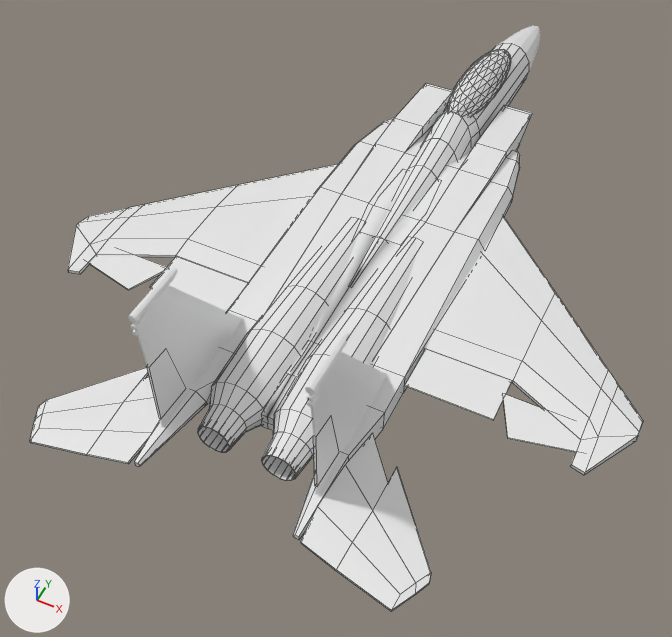
The FBX model res/fbx/f15.fbx as it was, and as the next commit left it.
Both versions are drawn from a camera (50 mm lens) standing at (5.93, -13.49, 14.8) and looking at (-0.46, -0.71, -1.17). The lights are fixed; the arrows at lower left show +X, +Y and +Z. The older version comes first. Mesh edges are drawn as thin lines on the coarser meshes. Where no turn or scale is listed for an object, it has been applied to the vertices.

Names of what the first picture shows: 'Airbrake', 'Canopy', 'Cockpit', 'Engines', 'Fuselage', 'LeftAileron', 'LeftElevator', 'RightAileron', 'RightElevator', 'RightFlap', 'Rudders', 'UpperFuselage', 'Wings' and 4 more.
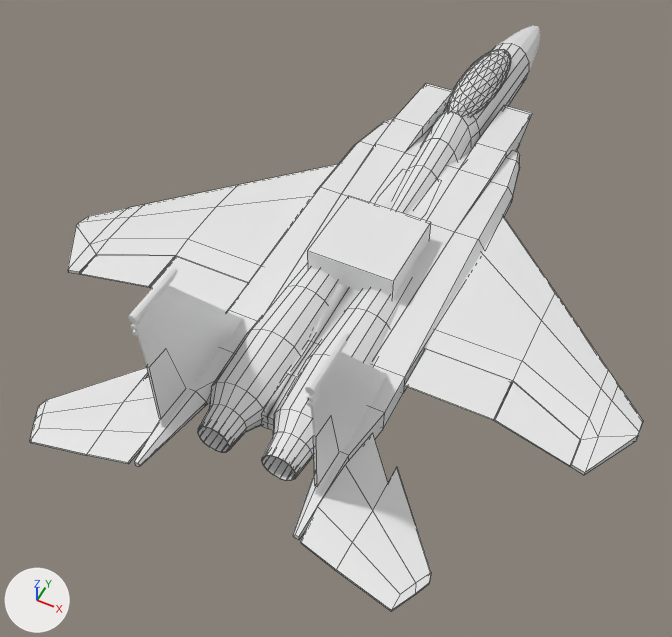
Diff of the bpy script that builds the scene:
```diff
--- a/res/fbx/f15.fbx.py
+++ b/res/fbx/f15.fbx.py
@@ mat_material @@
+mat_material = principled_material('Material')
+mat_material.base_color = (0.8, 0.8, 0.8)  # white #e7e7e7
@@ me_cube @@
+me_cube.from_pydata(...)  # a box spanning x -1.0..1.0, y -1.0..1.0, z -1.0..1.0
+me_cube.materials.append(mat_material)  # white #e7e7e7
@@ ob_leftaileron @@
 ob_leftaileron.location = (-4.77, -2.1, 0.16)
-ob_leftaileron.rotation_euler = (1.571, 0.0, 0.0)  # degrees (90, 0, 0)
+ob_leftaileron.rotation_euler = (1.571, 0.0, 0.436)  # degrees (90, 0, 25)
@@ ob_rightaileron @@
 ob_rightaileron.location = (4.77, -2.1, 0.16)
-ob_rightaileron.rotation_euler = (1.571, 0.0, 0.0)  # degrees (90, 0, 0)
+ob_rightaileron.rotation_euler = (1.571, 0.0, -0.436)  # degrees (90, 0, -25)
@@ ob_cube @@
+ob_cube = bpy.data.objects.new('Cube', me_cube)
+ob_cube.location = (0.0, 0.0, 0.0)
```

Location of each change, (x1, y1, x2, y2) in pixels of the pictures (672 x 637 px):
'Cube', added
    after: (307, 196, 431, 298)
'RightAileron', turned
    before: (503, 394, 581, 452)
    after: (495, 382, 580, 467)
'LeftAileron', turned
    before: (89, 255, 169, 290)
    after: (79, 255, 175, 287)
